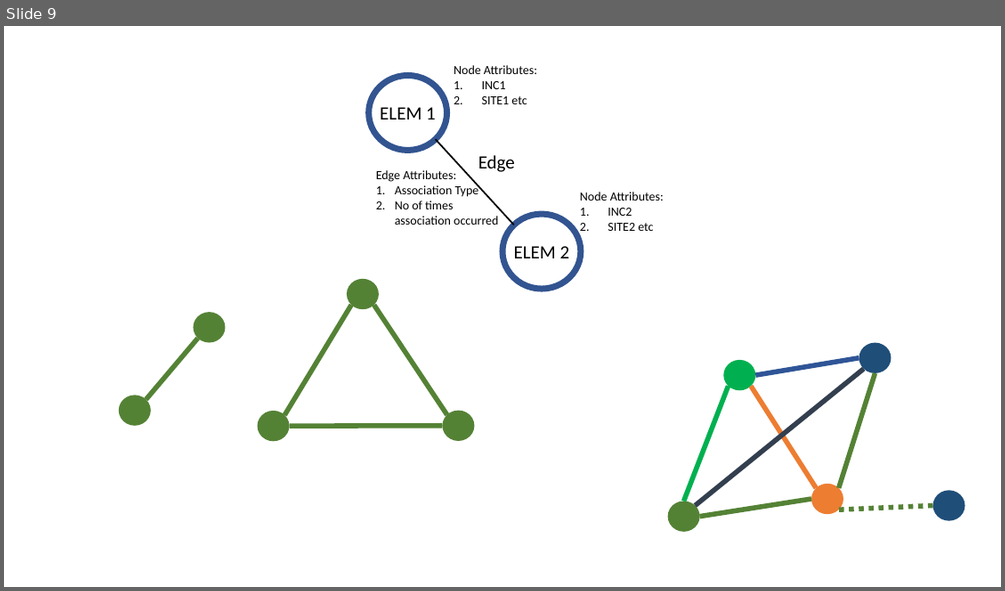
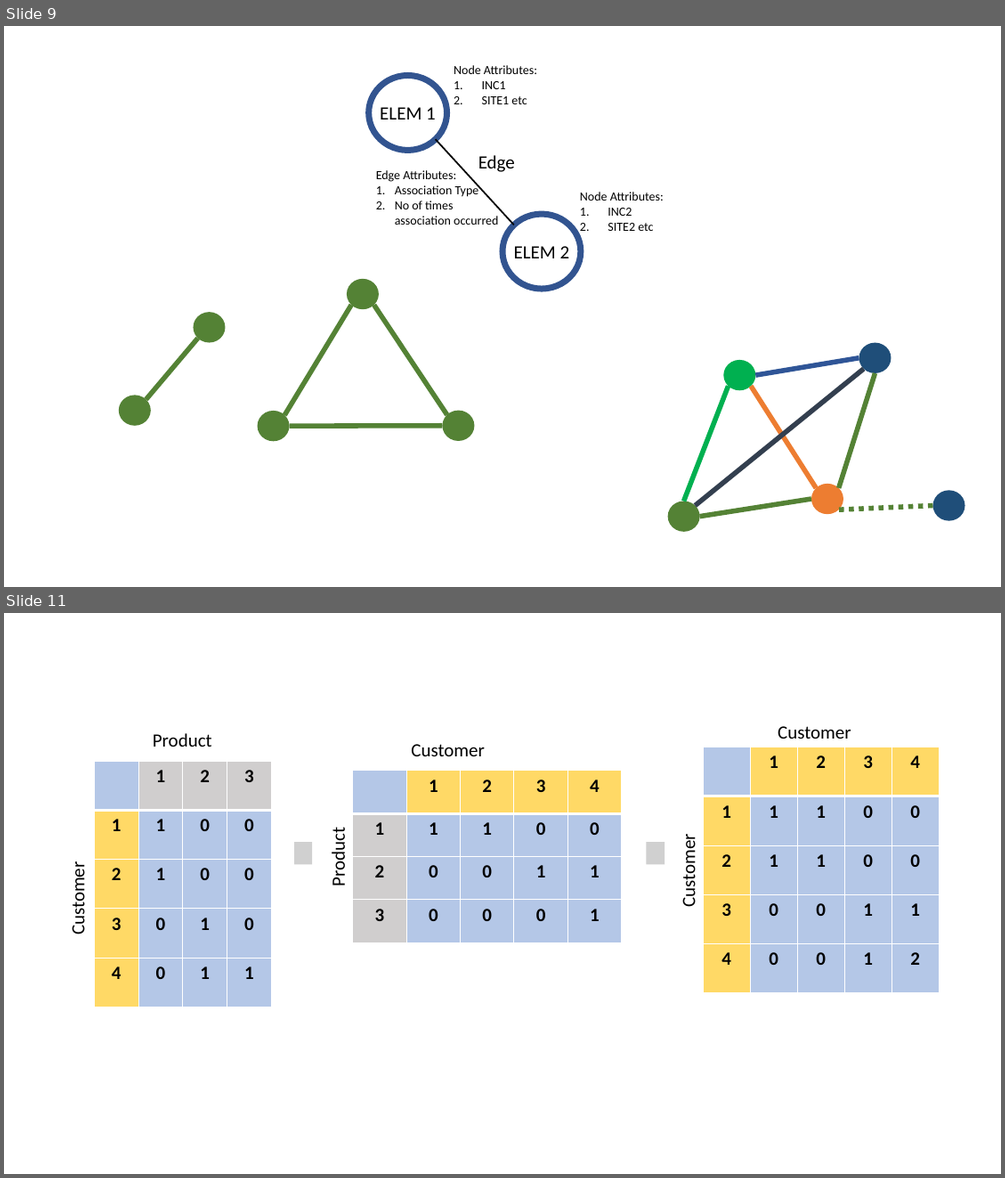
Before and after one commit to nathdip/TeachNeuralNetworks, a slide deck: images/all_images.pptx. Shown one above the other, each under a label of ours: slide 9 before the commit, slides 9 and 11 after it; the slides between them are not shown. The pictures are 1005x591 and 1005x1178 pixels, drawn with LibreOffice and Linux fonts; fonts in the diff are those of the drawing; grey boxes stand for pictures. Boxes give left, top, right and bottom in pixels: in the first picture for what was removed or moved away, otherwise in the second. Text is boxed around its words. In the diff, an @@ line names an element or a change of style, - is before the commit and + after.

```diff
--- a/images/all_images.pptx
+++ b/images/all_images.pptx
@@ slide 11 added at (4, 613, 1001, 1174), background #FFFFFF @@
@@ text added at (153, 733, 212, 747), 18 pt, text #000000 @@
+Product
@@ text added at (411, 744, 485, 756), 18 pt, text #000000 @@
+Customer
@@ text added at (777, 726, 851, 738), 18 pt, text #000000 @@
+Customer
@@ table added at (95, 761, 271, 1007), 5 rows, 4 columns @@
+ | 1 | 2 | 3
+1 | 1 | 0 | 0
+2 | 1 | 0 | 0
+3 | 0 | 1 | 0
+4 | 0 | 1 | 1
@@ table added at (353, 771, 622, 943), 4 rows, 5 columns @@
+ | 1 | 2 | 3 | 4
+1 | 1 | 1 | 0 | 0
+2 | 0 | 0 | 1 | 1
+3 | 0 | 0 | 0 | 1
@@ table added at (704, 747, 938, 993), 5 rows, 5 columns @@
+ | 1 | 2 | 3 | 4
+1 | 1 | 1 | 0 | 0
+2 | 1 | 1 | 0 | 0
+3 | 0 | 0 | 1 | 1
+4 | 0 | 0 | 1 | 2
@@ picture added at (294, 842, 312, 864) @@
@@ text added at (327, 833, 350, 885), 18 pt, text #000000 @@
+Product
@@ picture added at (647, 842, 665, 864) @@
@@ text added at (677, 841, 700, 906), 18 pt, text #000000 @@
+Customer
@@ text added at (66, 868, 89, 933), 18 pt, text #000000 @@
+Customer
```
Also in this commit, not shown: 1 other slide added, 22 other files.
